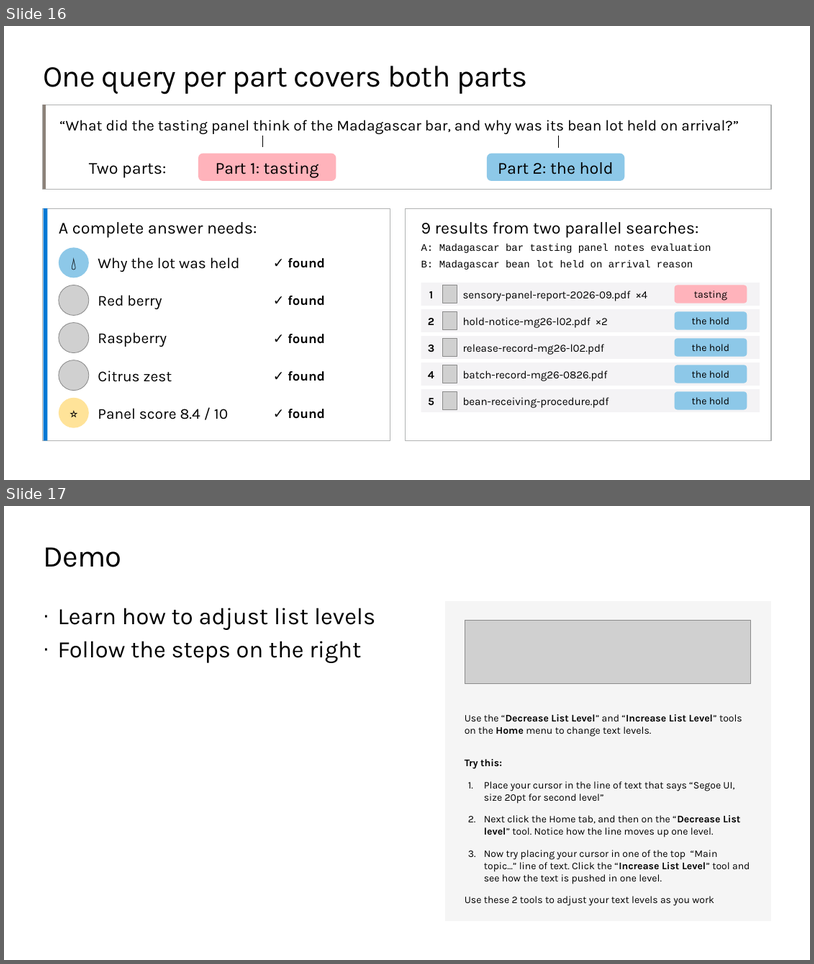
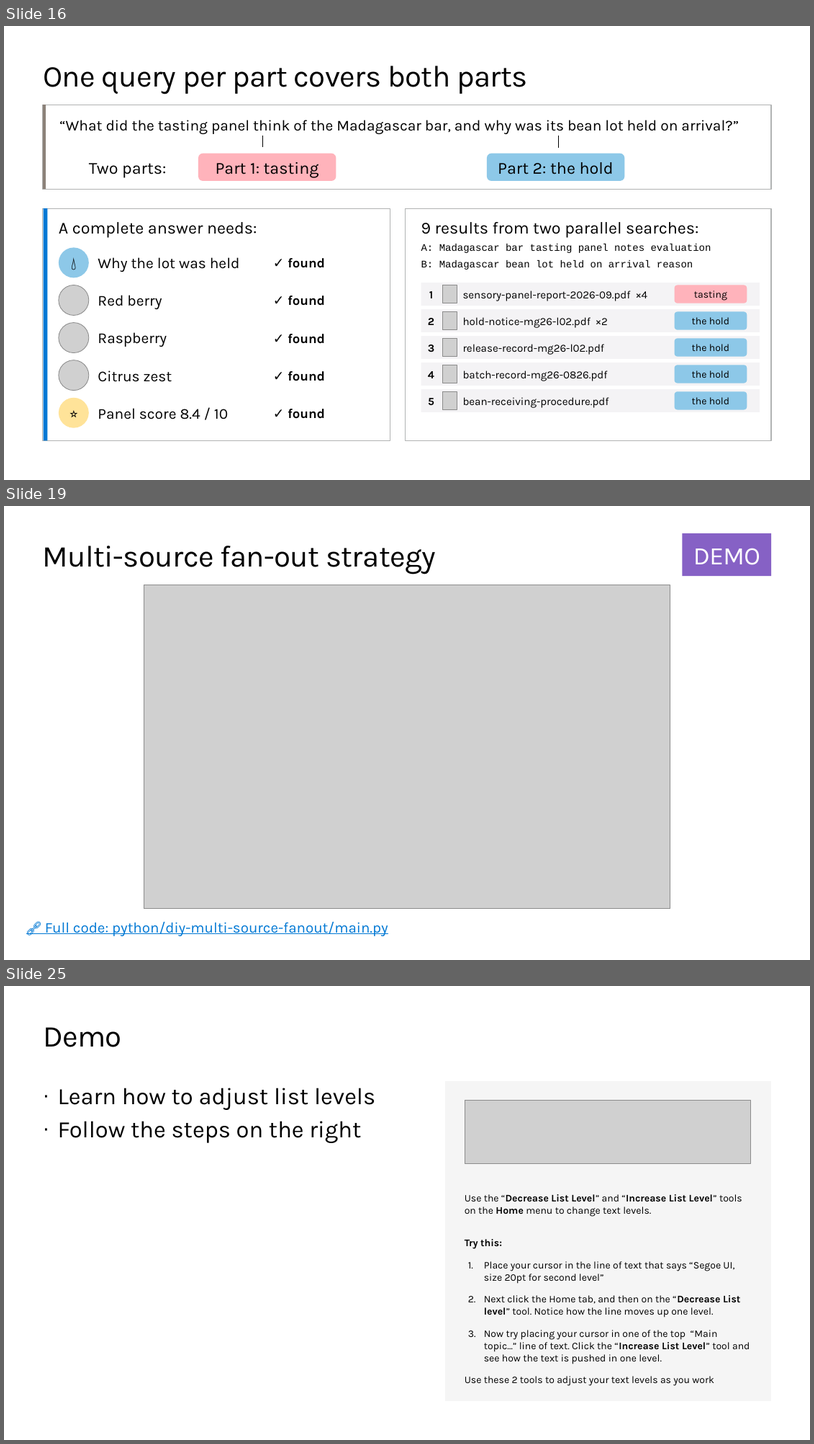
Before and after one commit to microsoft/ignite26-BRK300-building-agentic-retrieval-from-diy-to-foundry-iq, a slide deck: IgniteBRK300-WorkingDeck.pptx. Shown one above the other, each under a label of ours: slides 16 and 17 before the commit, slides 16, 19 and 25 after it; the slides between them are not shown. The pictures are 814x964 and 814x1444 pixels, drawn with LibreOffice and Linux fonts; fonts in the diff are those of the drawing; grey boxes stand for pictures; background and template pictures are left out. Boxes give left, top, right and bottom in pixels: in the first picture for what was removed or moved away, otherwise in the second. Text is boxed around its words. In the diff, an @@ line names an element or a change of style, - is before the commit and + after.

```diff
--- a/IgniteBRK300-WorkingDeck.pptx
+++ b/IgniteBRK300-WorkingDeck.pptx
@@ slide 19 added at [4,506,810,960], background #FFFFFF @@
@@ title added at [43,546,436,574], 36 pt, text #000000 @@
+Multi-source fan-out strategy
@@ rectangle added at [683,533,772,576], fill #8661C5, 30 pt, text #FFFFFF @@
+DEMO
@@ picture added at [144,584,671,908] @@
@@ text added at [45,921,388,936], 17.6 pt, text #0078D4, underline @@
+🔗 Full code: python/diy-multi-source-fanout/main.py
@@ what was slide 17 is now slide 25 @@
```
Also in this commit, not shown: 1 slide changed, 7 other slides added.
